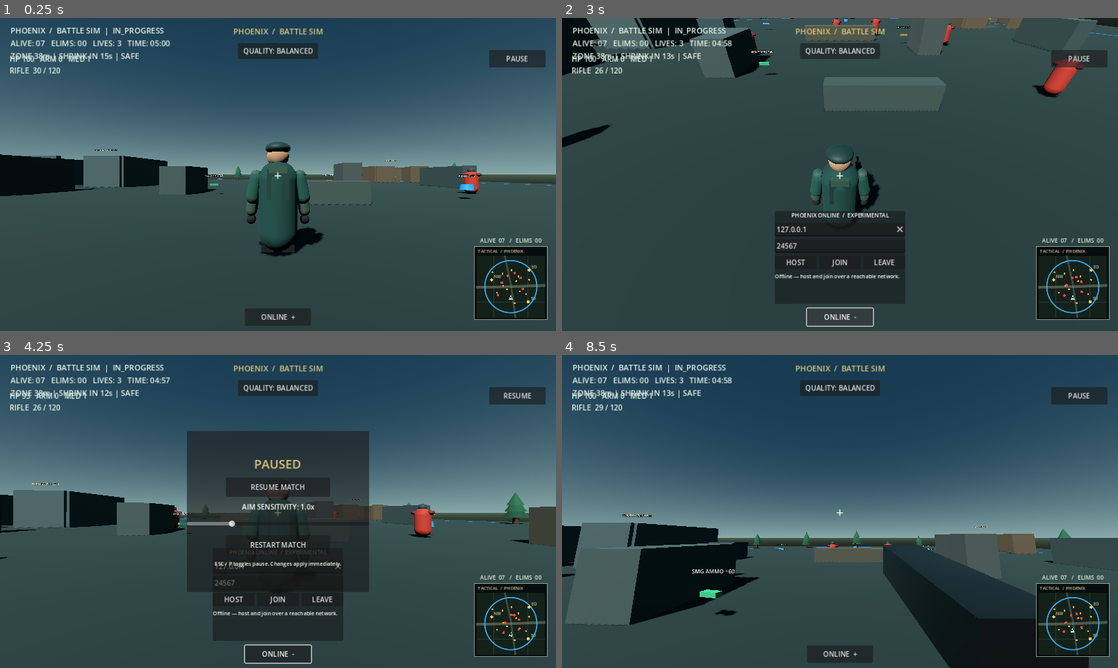
Above: before the commit, frames 1-4 (two rows, left to right).
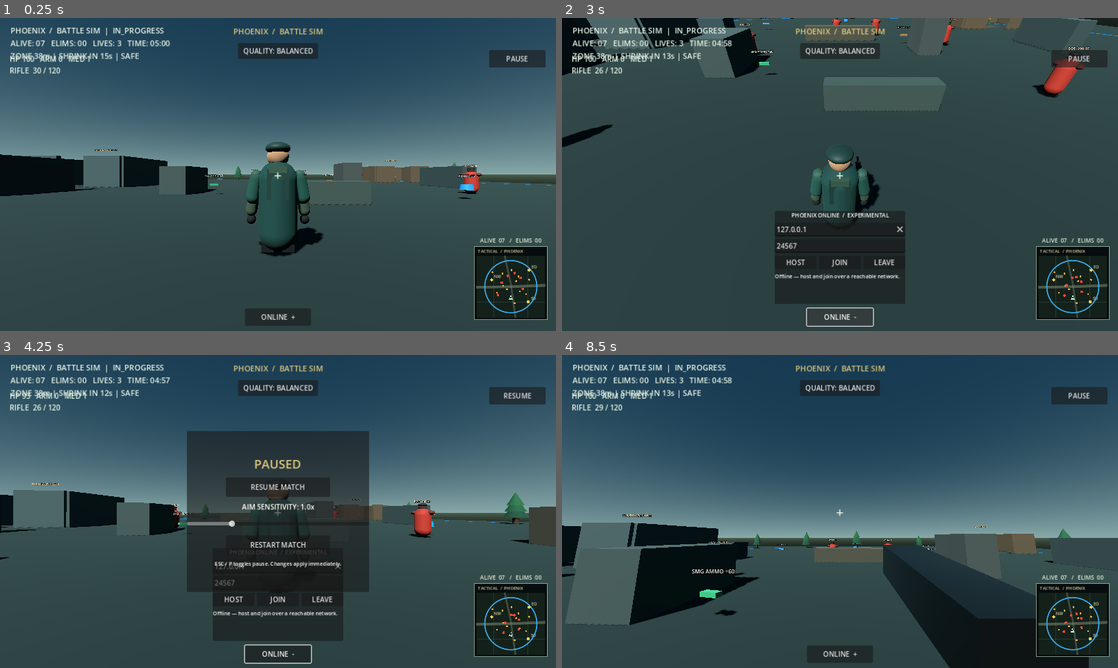
Above: after the commit, the same moments.

Repository: rannarmenu/project-phoenix-battle-royale
Game: Godot game, scene res://scenes/main.tscn
Same seed, same stepped clock (60 frames per second), same inputs: the game is played once before the commit and once after it.
Inputs (mouse positions are in pixels of both pictures, inside the frame that each line leads up to):
- Up to frame 1 (0.25 s): no input
- Up to frame 2 (3 s): click "QUALITY: BALANCED" at 0.5 s; click "QUALITY: HIGH" at 1.25 s; click "QUALITY: LOW" at 2 s; click "ONLINE +" at 2.75 s
- Up to frame 3 (4.25 s): move the mouse to (305, 511) at 3.52 s; hold W (move_forward) from 3.53 s (still down); tap P at 3.6 s; click (305, 511) at 3.67 s
- Up to frame 4 (8.5 s): release W (move_forward) at 4.25 s; click "RESTART MATCH" at 4.25 s; click "PAUSE" at 5 s; click "RESTART MATCH" at 5.75 s; move the mouse to (812, 511) at 6.52 s; hold W (move_forward) from 6.53 s (still down); tap V at 6.6 s; tap Space (jump) at 6.77, 7.07, 8.27 s; move the mouse to (851, 505) at 7.27 s; tap R at 7.35 s; move the mouse to (834, 517) at 8.02 s; tap E at 8.1 s; click (834, 517) at 8.17 s

The runs differ from the first frame. In frame 1, less than 0.1% of the frame differs, in the area x 45-86%, y 46-49%; in frame 2, less than 0.1%, in the area x 8-95%, y 0-36%; in frame 3, less than 0.1%; in frame 4, less than 0.1%.
Error before the commit: Invalid assignment of property or key 'scale' with value of type 'Vector3' on a base object of type 'SphereMesh'. (res://scripts/target.gd:98)

Commit message:
Fix enemy helmet visual scaling

Diff:
--- a/scripts/target.gd
+++ b/scripts/target.gd
@@ -95,7 +95,7 @@
 	var helmet_mesh := SphereMesh.new()
 	helmet_mesh.radius = 0.25
 	helmet_mesh.height = 0.32
-	helmet_mesh.scale = Vector3(1.0, 0.72, 1.05)
+	helmet.scale = Vector3(1.0, 0.72, 1.05)
 	helmet.mesh = helmet_mesh
 	helmet.position = Vector3(0.0, 2.02, 0.015)
 	var helmet_material := StandardMaterial3D.new()
